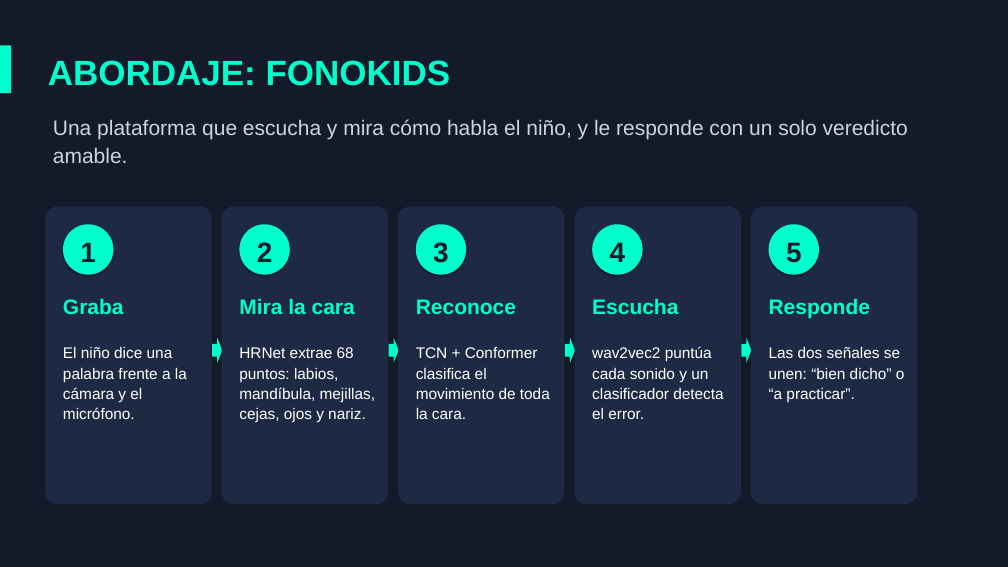
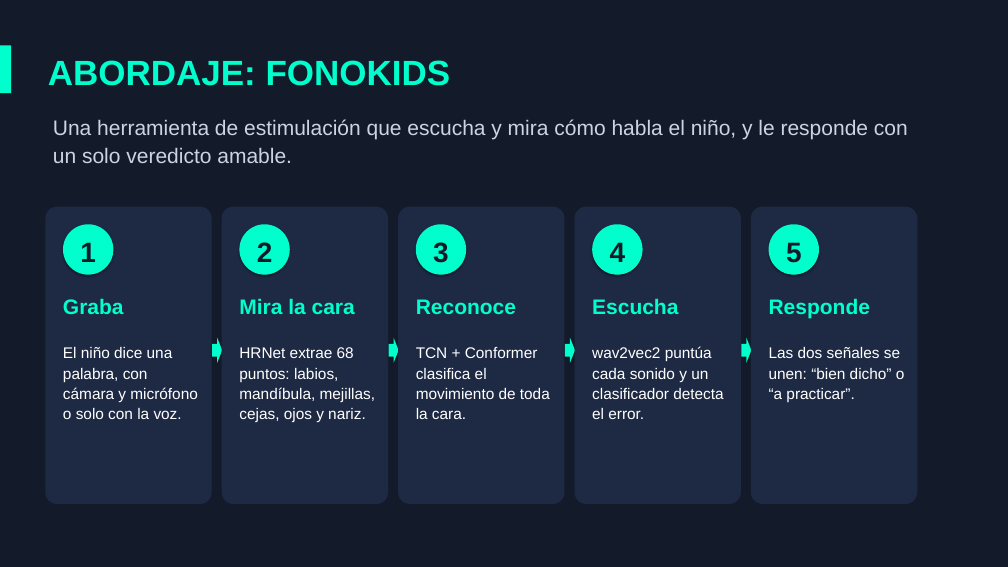
Before and after one commit to David-Code404/FonoKids, a slide deck: slide 4 of documentacion/presentacion/FonoKids - IA para la pronunciación infantil.pptx. Drawn at 1008x567 pixels with LibreOffice and Linux fonts; fonts in the diff are those of the drawing. Boxes give left, top, right and bottom in pixels: in the first picture for what was removed or moved away, otherwise in the second. Text is boxed around its words. In the diff, an @@ line names an element or a change of style, - is before the commit and + after.

```diff
--- a/documentacion/presentacion/FonoKids - IA para la pronunciación infantil.pptx
+++ b/documentacion/presentacion/FonoKids - IA para la pronunciación infantil.pptx
@@ text at <box>53,119,908,163</box>: text changed @@
-Una plataforma que escucha y mira cómo habla el niño, y le responde con un solo veredicto amable.
+Una herramienta de estimulación que escucha y mira cómo habla el niño, y le responde con un solo veredicto amable.
@@ text at <box>63,347,197,419</box>: text changed @@
-El niño dice una palabra frente a la cámara y el micrófono.
+El niño dice una palabra, con cámara y micrófono o solo con la voz.
```
Also in this commit, not shown: 5 other slides changed, 2 slides added, 1 slide removed.
